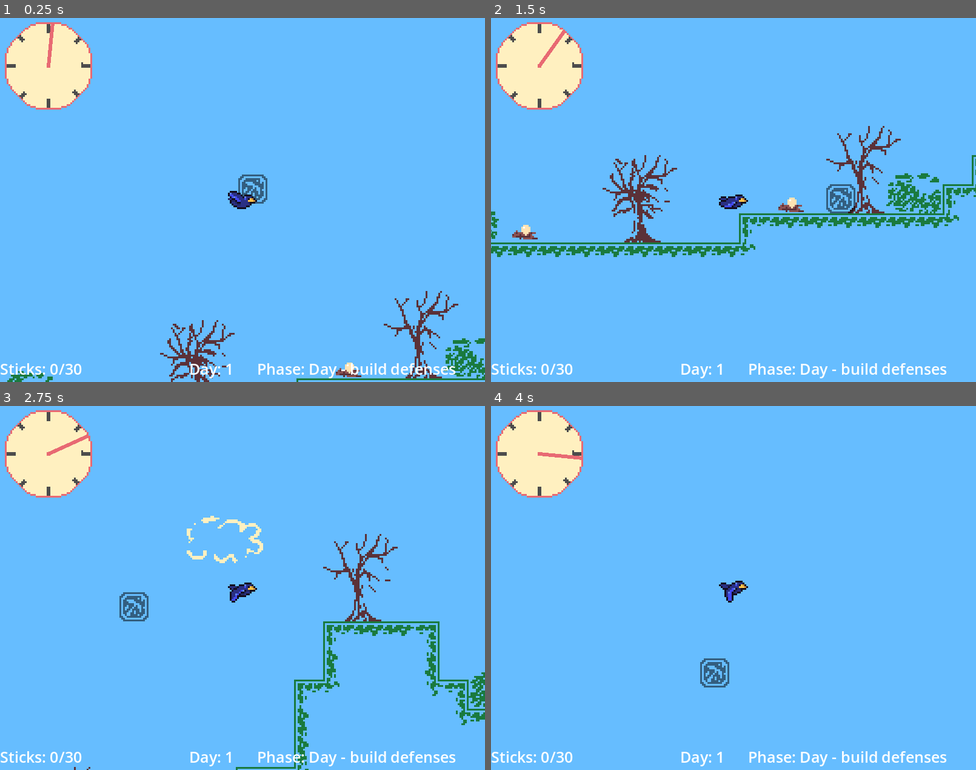
Above: before the commit, frames 1-4 (two rows, left to right).
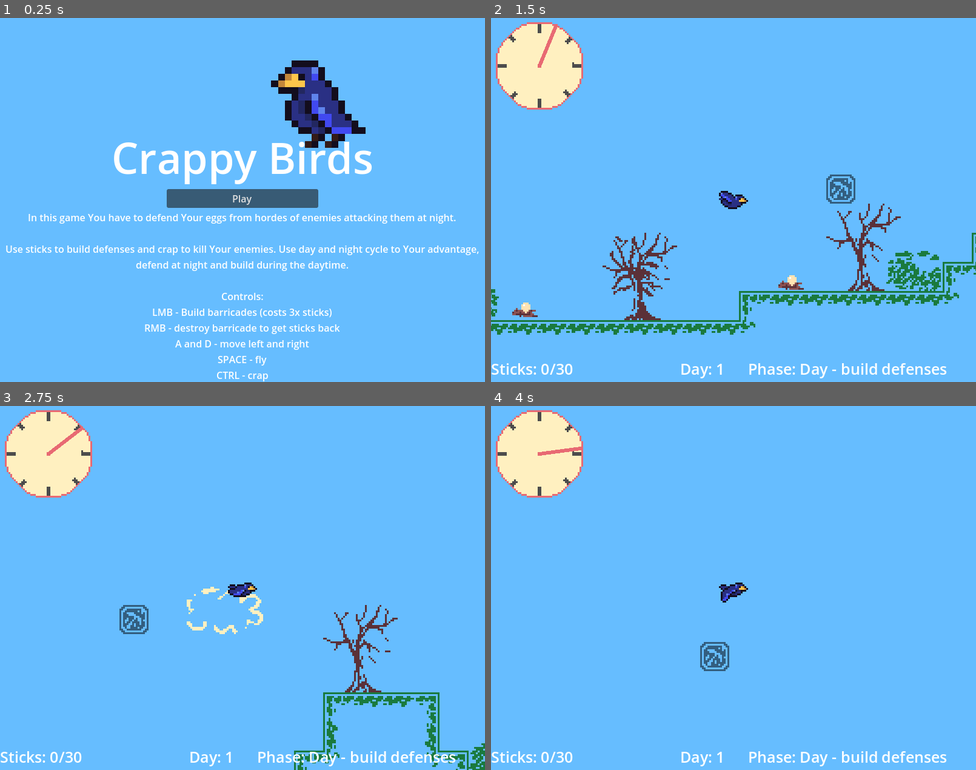
Above: after the commit, the same moments.

Repository: Gladiu/Birds-jam
Game: Godot game, scene res://scn/menu.tscn
The game is run twice, just before and just after one commit, with the same random seed, the same clock (stepped at 60 frames per second) and the same inputs. Before the commit the project starts from res://scn/main.tscn.
Inputs (mouse positions are in pixels of both pictures, inside the frame that each line leads up to):
- Up to frame 1 (0.25 s): no input
- Up to frame 2 (1.5 s): click (733, 200) at 0.5 s, where only the run after the commit has a clickable "Play"; move the mouse to (840, 181) at 1.27 s; hold D (move_right) from 1.28 s (still down); hold Space (fly) from 1.28 s (still down)
- Up to frame 3 (2.75 s): keep holding D (move_right); move the mouse to (145, 606) at 2.02 s; release Space (fly) at 2.03 s; tap Space (fly) at 2.1 s
- Up to frame 4 (4 s): move the mouse to (782, 507) at 2.77 s; release D (move_right) at 2.78 s; hold A (move_left) 2.78-3.53 s; hold Space (fly) 2.78-3.53 s; click (782, 507) at 2.85 s; move the mouse to (709, 660) at 3.52 s; hold D (move_right) from 3.53 s (still down); right-click (709, 660) at 3.6 s; tap Space (fly) at 3.8 s

The runs differ from the first frame. In frame 1, 15% of the frame differs, in the area x 0-100%, y 1-100%; in frame 2, 9.9%; in frame 3, 5.5%; in frame 4, 0.7%.

Commit message:
hotfix

Diff:
--- a/project.godot
+++ b/project.godot
@@ -11,7 +11,7 @@
 [application]
 
 config/name="Birds-Jam"
-run/main_scene="uid://c5s73cfo1rpsc"
+run/main_scene="uid://4xl74xxqqqyj"
 config/features=PackedStringArray("4.4", "Forward Plus")
 config/icon="res://icon.svg"
 
--- /dev/null
+++ b/scn/menu.tscn
@@ -0,0 +1,84 @@
+[gd_scene load_steps=3 format=3 uid="uid://4xl74xxqqqyj"]
+
+[ext_resource type="Texture2D" uid="uid://bor58bcmdjyn3" path="res://ast/player/bird_sprites.png" id="1_cwu4d"]
+[ext_resource type="Script" uid="uid://melssmatsknx" path="res://src/menu.gd" id="1_egyie"]
+
+[node name="Menu" type="Control"]
+layout_mode = 3
+anchors_preset = 15
+anchor_right = 1.0
+anchor_bottom = 1.0
+grow_horizontal = 2
+grow_vertical = 2
+script = ExtResource("1_egyie")
+
+[node name="ColorRect" type="ColorRect" parent="."]
+layout_mode = 1
+anchors_preset = 15
+anchor_right = 1.0
+anchor_bottom = 1.0
+grow_horizontal = 2
+grow_vertical = 2
+color = Color(0.4, 0.741176, 1, 1)
+
+[node name="VBoxContainer" type="VBoxContainer" parent="."]
+layout_mode = 1
+anchors_preset = 12
+anchor_top = 1.0
+anchor_right = 1.0
+anchor_bottom = 1.0
+offset_top = -418.0
+grow_horizontal = 2
+grow_vertical = 0
+
+[node name="GameTitle" type="Label" parent="VBoxContainer"]
+layout_mode = 2
+theme_override_font_sizes/font_size = 70
+text = "Crappy Birds"
+horizontal_alignment = 1
+vertical_alignment = 1
+
+[node name="Button" type="Button" parent="VBoxContainer"]
+custom_minimum_size = Vector2(250, 0)
+layout_mode = 2
+size_flags_horizontal = 4
+size_flags_vertical = 4
+text = "Play"
+
+[node name="Tutorial" type="Label" parent="VBoxContainer"]
+layout_mode = 2
+text = "In this game You have to defend Your eggs from hordes of enemies attacking them at night.
+
+Use sticks to build defenses and crap to kill Your enemies. Use day and night cycle to Your advantage,
+defend at night and build during the daytime.
+
+Controls:
+LMB - Build barricades (costs 3x sticks)
+RMB - destroy barricade to get sticks back
+A and D - move left and right
+SPACE - fly
+CTRL - crap"
+horizontal_alignment = 1
+
+[node name="TextureRect" type="TextureRect" parent="."]
+layout_mode = 1
+anchors_preset = 8
+anchor_left = 0.5
+anchor_top = 0.5
+anchor_right = 0.5
+anchor_bottom = 0.5
+offset_left = 146.0
+offset_top = -84.0
+offset_right = 186.0
+offset_bottom = -44.0
+grow_horizontal = 2
+grow_vertical = 2
+
+[node name="Sprite2D" type="Sprite2D" parent="."]
+position = Vector2(525, 125)
+scale = Vector2(11.08, 11.08)
+texture = ExtResource("1_cwu4d")
+hframes = 8
+vframes = 3
+
+[connection signal="button_down" from="VBoxContainer/Button" to="." method="_on_button_button_down"]
--- a/src/main.gd
+++ b/src/main.gd
@@ -6,6 +6,8 @@
 var day_count = 0
 var base_stick_spawn_count = 20
 var base_enemy_spawn_count = 4
+
+var menu: = preload("res://scn/menu.tscn")
 
 
 func _on_timer_60s_timeout():
@@ -43,4 +45,5 @@
 	$World.set_time_factor(factor_untill_next_day)
 	$Timer60s/Sky/Hand.rotation = factor_untill_next_day * 2 * PI
 	if Global.eggs.is_empty():
-		print("YOU WIN")
+		#queue_free()
+		get_tree().change_scene_to_file("res://scn/menu.tscn")
--- /dev/null
+++ b/src/menu.gd
@@ -0,0 +1,5 @@
+extends Control
+
+
+func _on_button_button_down():
+	get_tree().change_scene_to_file("res://scn/main.tscn")
Not shown, added: src/menu.gd.uid
